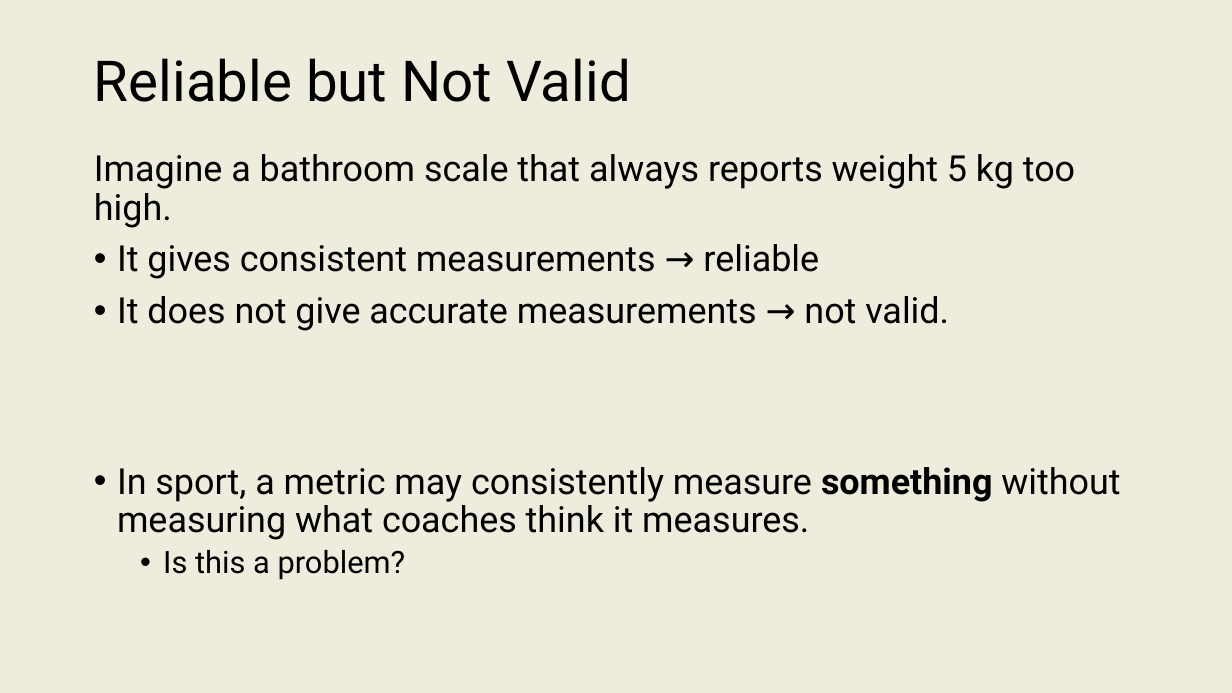
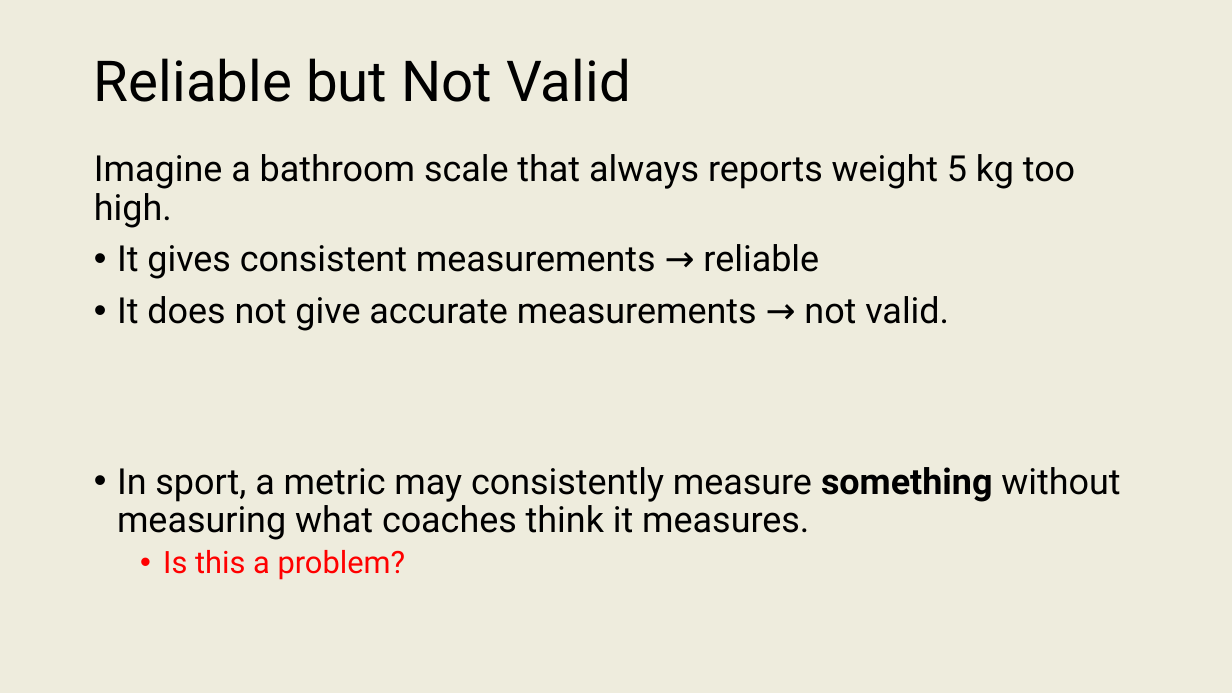
Before and after one commit to onishisaryu/HES-3000-Sports-Data-Analytics, a slide deck: slide 11 of pptx/Lecture5.pptx. Drawn at 1232x693 pixels with LibreOffice and Linux fonts; fonts in the diff are those of the drawing. Boxes give left, top, right and bottom in pixels: in the first picture for what was removed or moved away, otherwise in the second. Text is boxed around its words. In the diff, an @@ line names an element or a change of style, - is before the commit and + after.

```diff
--- a/pptx/Lecture5.pptx
+++ b/pptx/Lecture5.pptx
@@ text at <box>163,550,406,580</box>: text colour #000000 to #FF0000 in "Is this a problem?" @@
```
Also in this commit, not shown: 9 other slides changed, 10 slides added.
